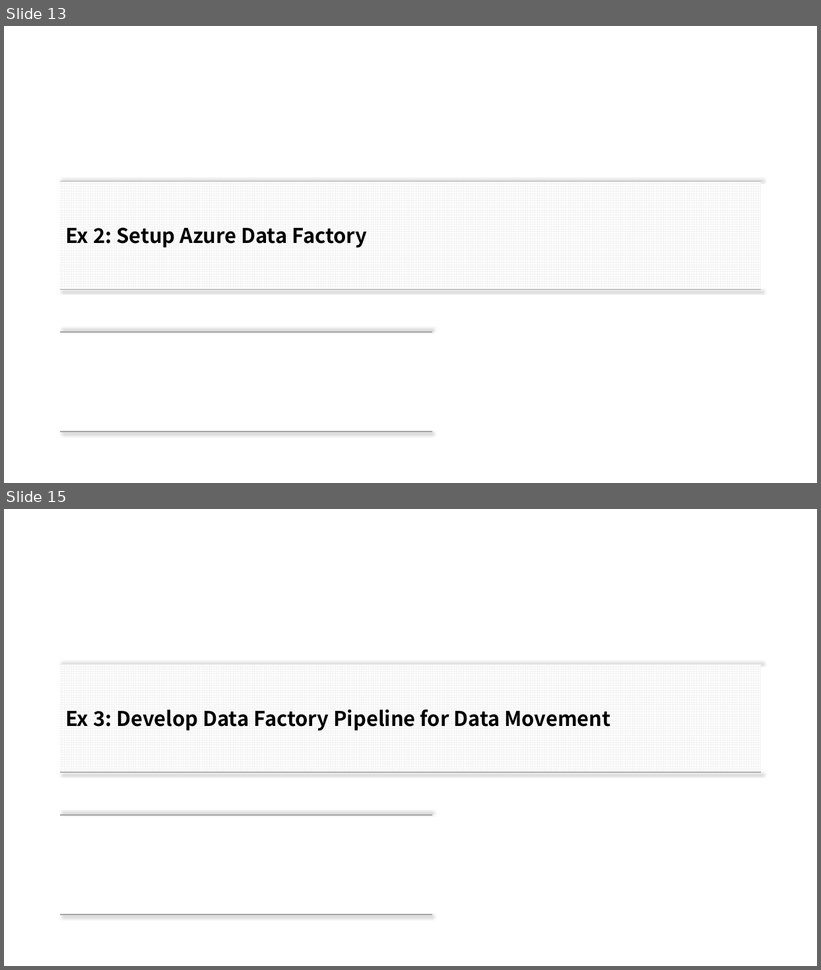
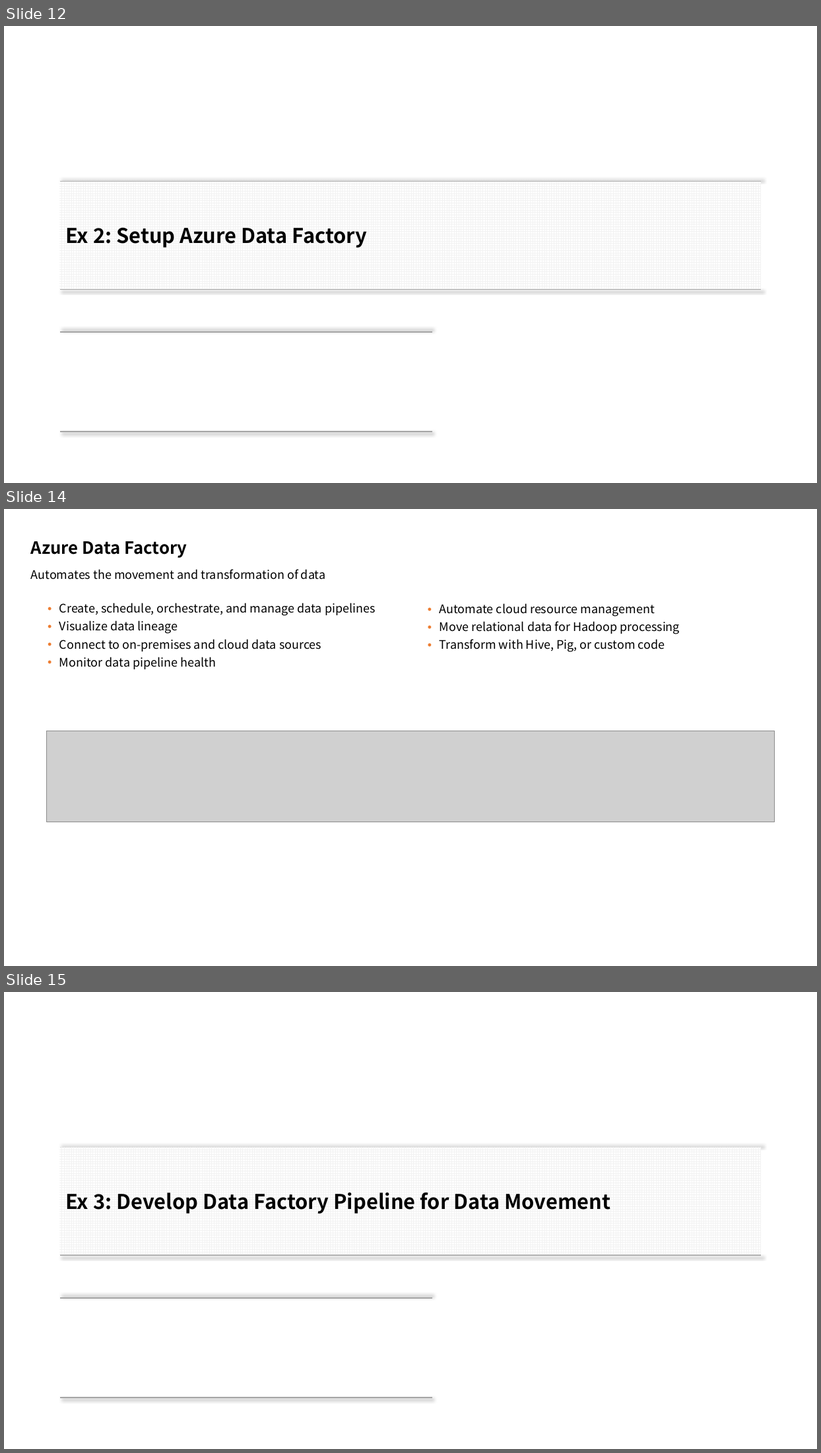
Before and after one commit to xlegend1024/CortanaIntelligenceSuiteWorkshopManual2Hrlong, a slide deck: Download/1. Worksop Scenario Overview.pptx. Shown one above the other, each under a label of ours: slides 13 and 15 before the commit, slides 12, 14 and 15 after it; the slides between them are not shown. The pictures are 821x970 and 821x1453 pixels, drawn with LibreOffice and Linux fonts; fonts in the diff are those of the drawing; grey boxes stand for pictures. Boxes give left, top, right and bottom in pixels: in the first picture for what was removed or moved away, otherwise in the second. Text is boxed around its words. In the diff, an @@ line names an element or a change of style, - is before the commit and + after.

```diff
--- a/Download/1. Worksop Scenario Overview.pptx
+++ b/Download/1. Worksop Scenario Overview.pptx
@@ slide 14 added at [4, 509, 817, 966], background #FFFFFF @@
@@ title added at [31, 541, 187, 558], 20 pt, text #000000, bold @@
+Azure Data Factory
@@ text added at [31, 569, 326, 580], 14 pt, text #000000 @@
+Automates the movement and transformation of data
@@ text added at [59, 603, 376, 669], 14 pt, text #000000 @@
+• Create, schedule, orchestrate, and manage data pipelines
+• Visualize data lineage
+• Connect to on-premises and cloud data sources
+• Monitor data pipeline health
@@ text added at [440, 603, 680, 652], 14 pt, text #000000 @@
+• Automate cloud resource management
+• Move relational data for Hadoop processing
+• Transform with Hive, Pig, or custom code
@@ picture added at [47, 731, 774, 823] @@
@@ what was slide 13 is now slide 12 @@
```
Also in this commit, not shown: 10 slides changed, 5 other slides added, 2 slides removed, 1 other file.
